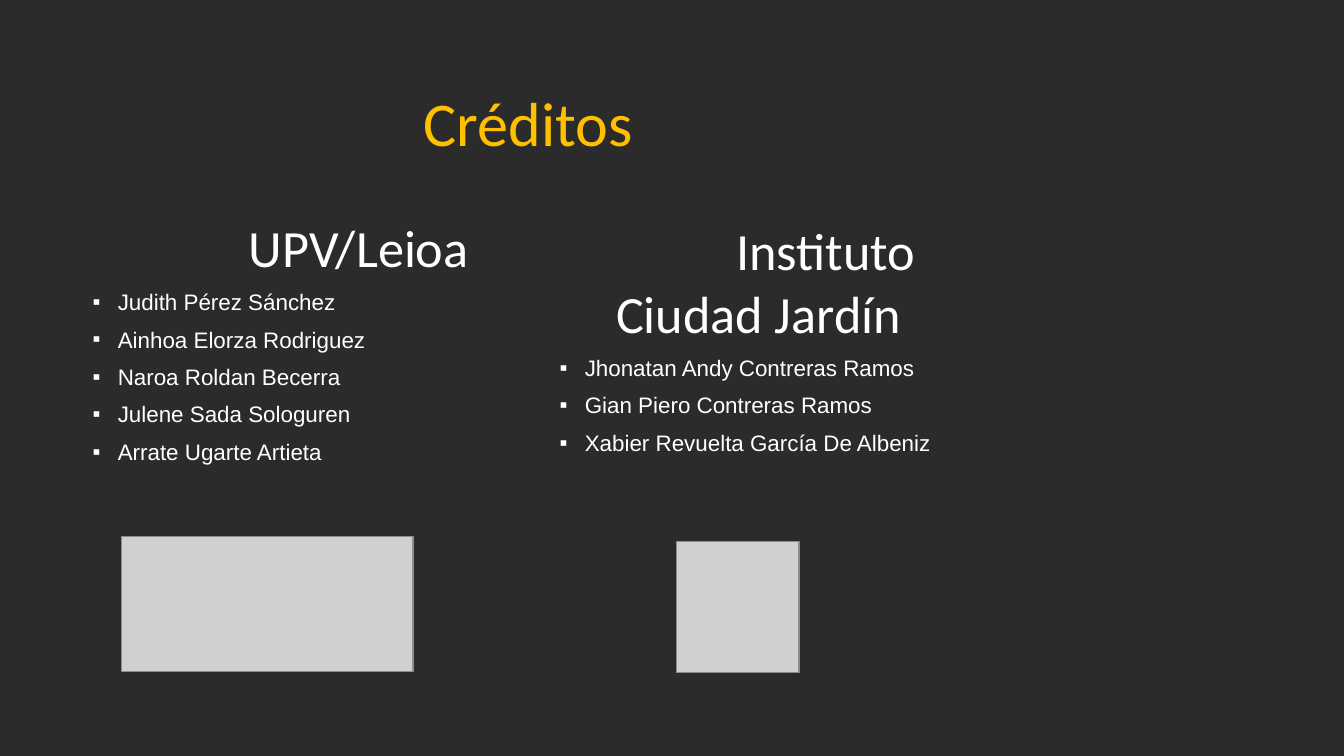
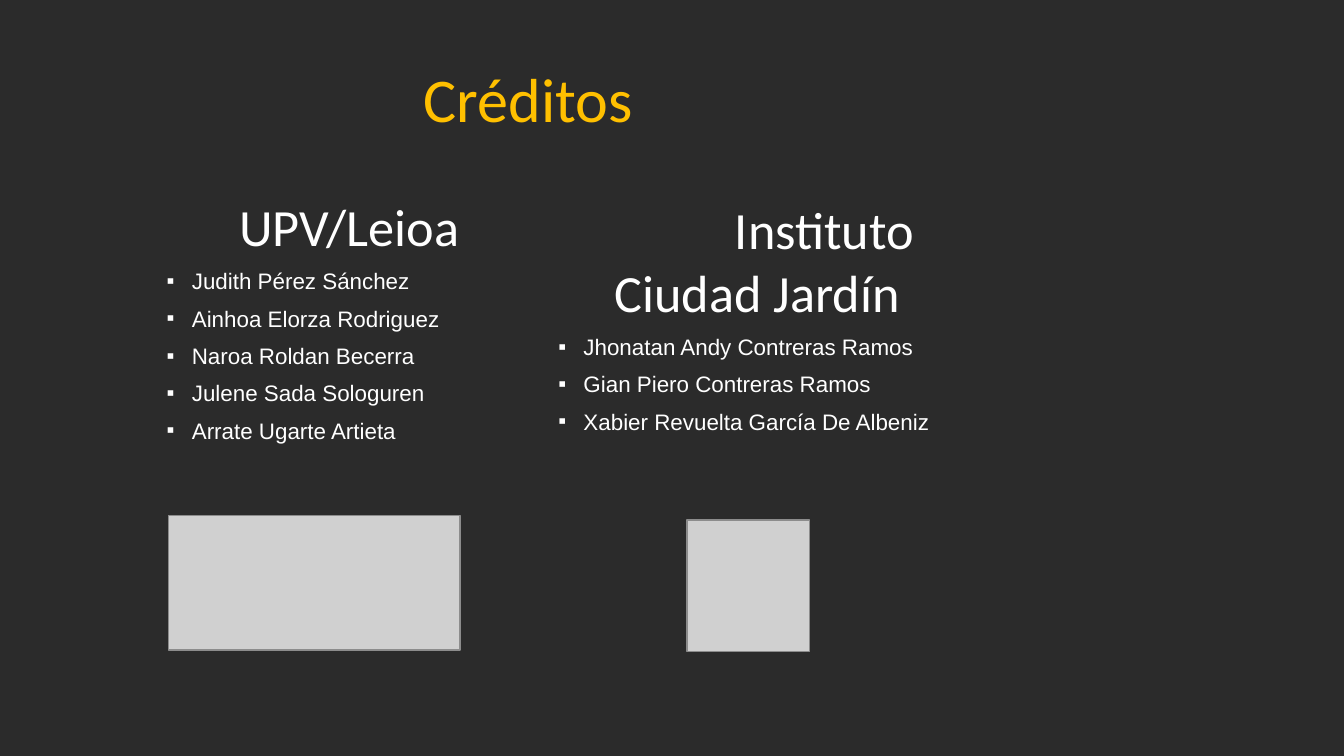
Before and after one commit to Jandycon/PROYECTOAPP, a slide deck: slide 15 of DidaktikApp.pptx. Drawn at 1344x756 pixels with LibreOffice and Linux fonts; fonts in the diff are those of the drawing; grey boxes stand for pictures; background and template pictures are left out; a plain dark background stands for a picture behind light text. Boxes give left, top, right and bottom in pixels: in the first picture for what was removed or moved away, otherwise in the second. Text is boxed around its words. In the diff, an @@ line names an element or a change of style, - is before the commit and + after.

```diff
--- a/DidaktikApp.pptx
+++ b/DidaktikApp.pptx
@@ text "Créditos": place and size @@
-text "Créditos" at [424, 103, 633, 147]
+text "Créditos" at [424, 79, 633, 123]
@@ text "UPV/Leioa" rewrapped from [118, 230, 469, 465] to [192, 209, 459, 444] @@
@@ text "Instituto Ciudad Jardín": place and size @@
-text "Instituto Ciudad Jardín" at [585, 234, 930, 452]
+text "Instituto Ciudad Jardín" at [583, 213, 929, 431]
@@ picture: place and size @@
-picture at [122, 536, 414, 671]
+picture at [169, 516, 461, 650]
@@ picture: place and size @@
-picture at [676, 542, 798, 673]
+picture at [687, 520, 809, 652]
```
Also in this commit, not shown: 15 other slides changed.
